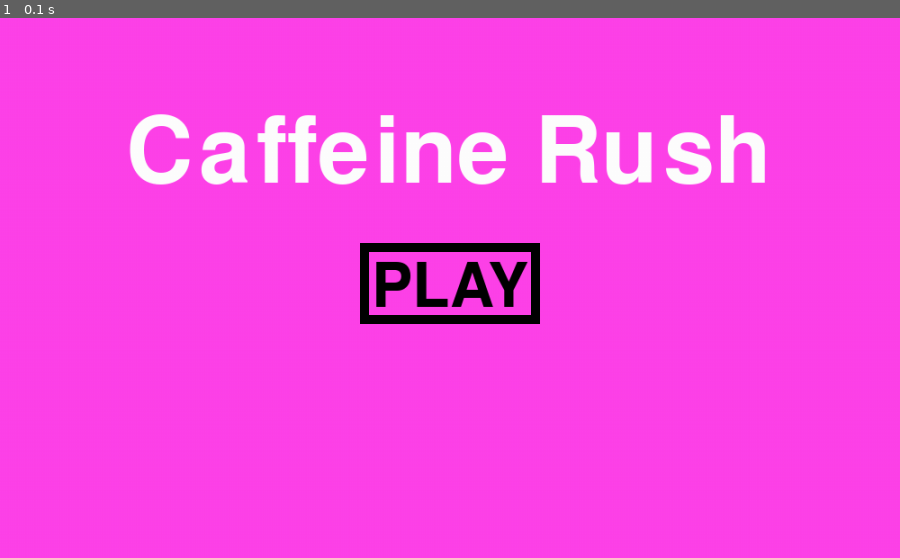
Above: before the commit, frame 1.
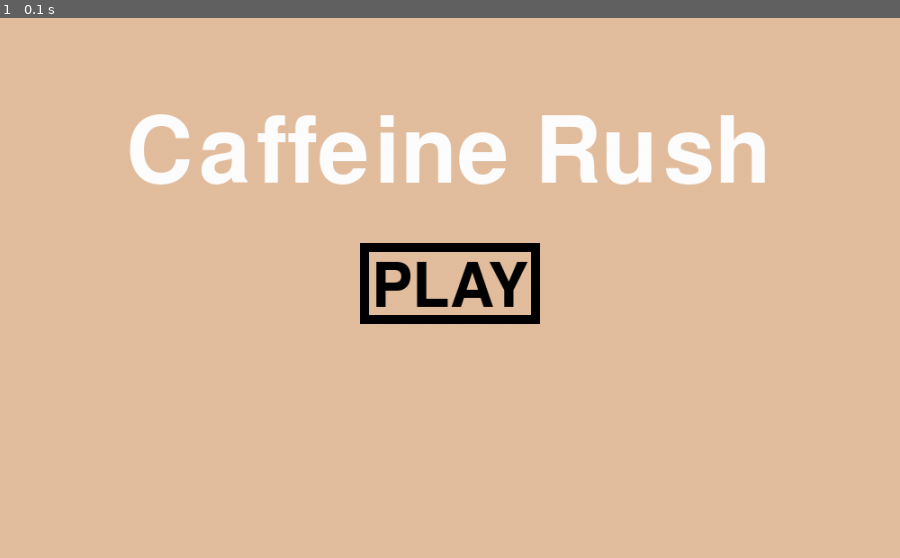
Above: after the commit, the same moment.

Repository: rhit-catapult/pygameproject-caffeinerush
Game: pygame game, started from Main Menu.py
Two runs of this game, one before a commit and one after it. Both use one fixed random seed, a clock stepped at 60 frames per second and the inputs below.
Inputs:
- Up to frame 1 (0.1 s): no input

The runs differ from the first frame. In frame 1, 95% of the frame differs, in the area x 0-100%, y 0-100%.

Commit message:
test commit

Diff:
--- a/Main Menu.py
+++ b/Main Menu.py
@@ -59,7 +59,7 @@
             # TODO: Add you events code
 
         # TODO: Fill the screen with whatever background color you like!
-        screen.fill((255, 67, 233))
+        screen.fill((228, 190, 159))
         screen.blit(text_surface, text_rect) #"Play"
         screen.blit(text_surfaceTitle, text_rectTitle)
         pygame.draw.rect(screen, (0,0,0,), (400,250, 200, 90), 10)
